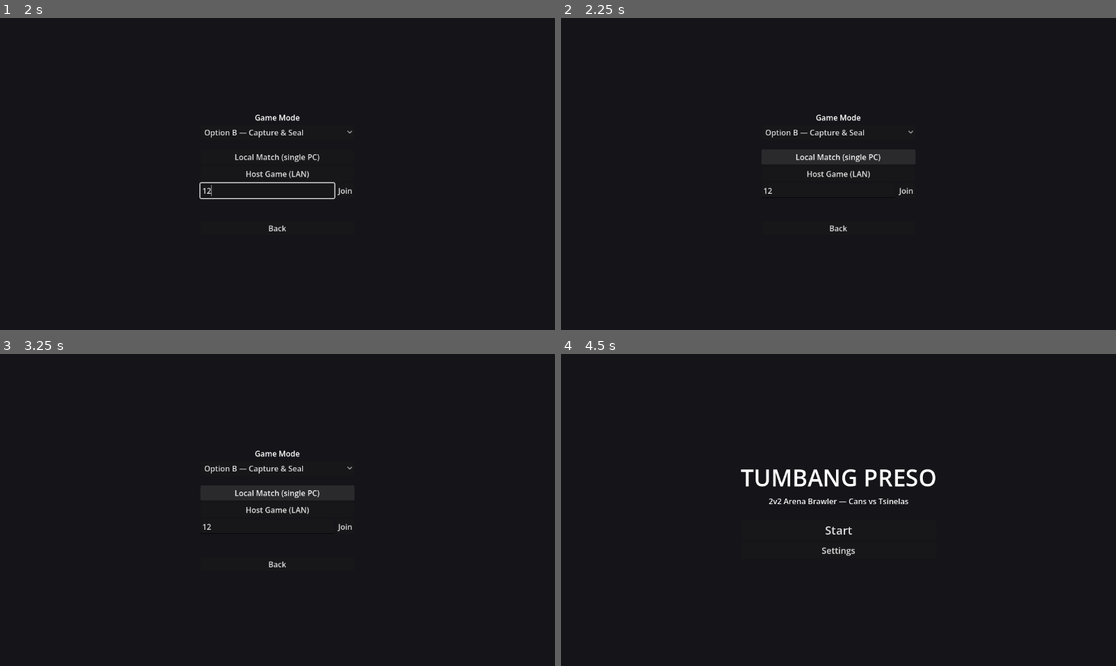
Above: before the commit, frames 1-4 (two rows, left to right).
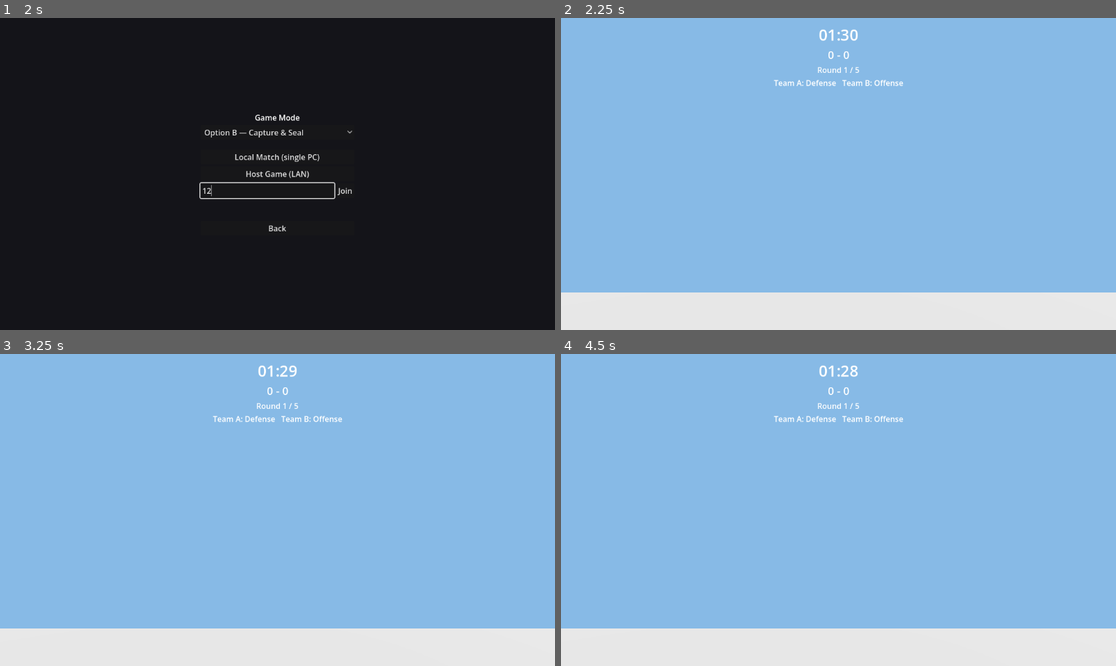
Above: after the commit, the same moments.

Repository: DOST-GameDEV/DOST-GameDev
Game: Godot game, scene res://scenes/ui/MainMenu.tscn
Same seed, same stepped clock (60 frames per second), same inputs: the game is played once before the commit and once after it.
Inputs (mouse positions are in pixels of both pictures, inside the frame that each line leads up to):
- Up to frame 1 (2 s): click "Start" at 0.5 s; click (266, 189) at 1.27 s; type "12" at 1.35 s
- Up to frame 2 (2.25 s): click "Local Match (single PC)" at 2 s
- Up to frame 3 (3.25 s): click (277, 494) at 2.75 s, where only the run before the commit has a clickable "Local Match (single PC)"
- Up to frame 4 (4.5 s): click (838, 510) at 3.5 s, where only the run before the commit has a clickable "Host Game (LAN)"; click (838, 563) at 4.25 s, where only the run before the commit has a clickable "Back"

Frame 1 is identical in both runs. In frame 2, 100% of the frame differs, in the area x 0-100%, y 0-100%; in frame 3, 100%; in frame 4, 100%.
Error before the commit: Parse Error: Could not parse global class "CharacterBase" from "res://scripts/characters/character_base.gd". (res://scripts/systems/round_manager.gd:50)

Commit message:
Fix: duplicate spawn_position declaration broke the whole build
PR #3 and PR #4 each independently added a `spawn_position` field to
CharacterBase for the same bug (B-15/B-35, out-of-bounds/kill plane).
They touched different, non-overlapping lines of the file, so the
merge combined both additions instead of flagging a conflict — leaving
`var spawn_position` declared twice, which is a GDScript parse error.

That parse error cascaded through the entire autoload chain: CharacterBase
fails to compile -> RoundManager (an autoload that references it) fails
to load -> every script reading RoundManager/MatchManager gets a nil
reference (confirmed live: Hud._process crashed with "Invalid access to
property or key 'time_left' on a base object of type 'Nil'"). The
merged main branch could not boot at all, in any mode.

Removed the duplicate, kept one declaration with the more complete
comment. Verified with the actual Godot 4.7 binary: the local test flow
now runs headless with no script errors.

Diff:
--- a/scripts/characters/character_base.gd
+++ b/scripts/characters/character_base.gd
@@ -97,13 +97,6 @@
 ## simply never receives input, standing in as a local-test dummy. See
 ## main.gd's local _ready() branch for how p3/p4 are assigned.
 @export_range(1, 4, 1) var player_id: int = 1
-## B-15/B-35: where KillPlane sends this character back to after it falls out
-## of bounds. Captured from wherever this character actually was when it
-## first entered the tree (correct as-is for the local test flow's hand-placed
-## transforms); main.gd updates it explicitly whenever it assigns a fresh
-## position afterward (networked spawn, round reset), so a fall during round 2
-## respawns to round 2's spawn point, not round 1's stale one.
-var spawn_position: Vector3 = Vector3.ZERO
 
 signal state_changed(new_state: State)
 ## Option A only (see MAX_DENTS above). Fires whenever `dents` changes so
@@ -111,9 +104,15 @@
 signal dents_changed(new_dents: int)
 
 ## B-15/B-35: where this character respawns after falling into the KillPlane
-## (scripts/systems/kill_plane.gd). Kept up to date by main.gd every time it
-## positions a character for real (initial spawn and every round-start
-## reposition) — see _build_networked_character / _on_match_round_started.
+## (scripts/systems/kill_plane.gd). Captured from wherever this character
+## actually was when it first entered the tree (correct as-is for the local
+## test flow's hand-placed transforms); main.gd updates it explicitly whenever
+## it assigns a fresh position afterward (networked spawn, round reset), so a
+## fall during round 2 respawns to round 2's spawn point, not round 1's stale
+## one — see _build_networked_character / _on_match_round_started.
+## (Two independent PRs added this same field for the same bug; merging them
+## left it declared twice, which is a GDScript parse error — this is the
+## surviving single declaration.)
 var spawn_position: Vector3 = Vector3.ZERO
 var state: State = State.NORMAL
 ## Option A only. Always 0 for Persons and Slippers — only a Can (is_can true)
